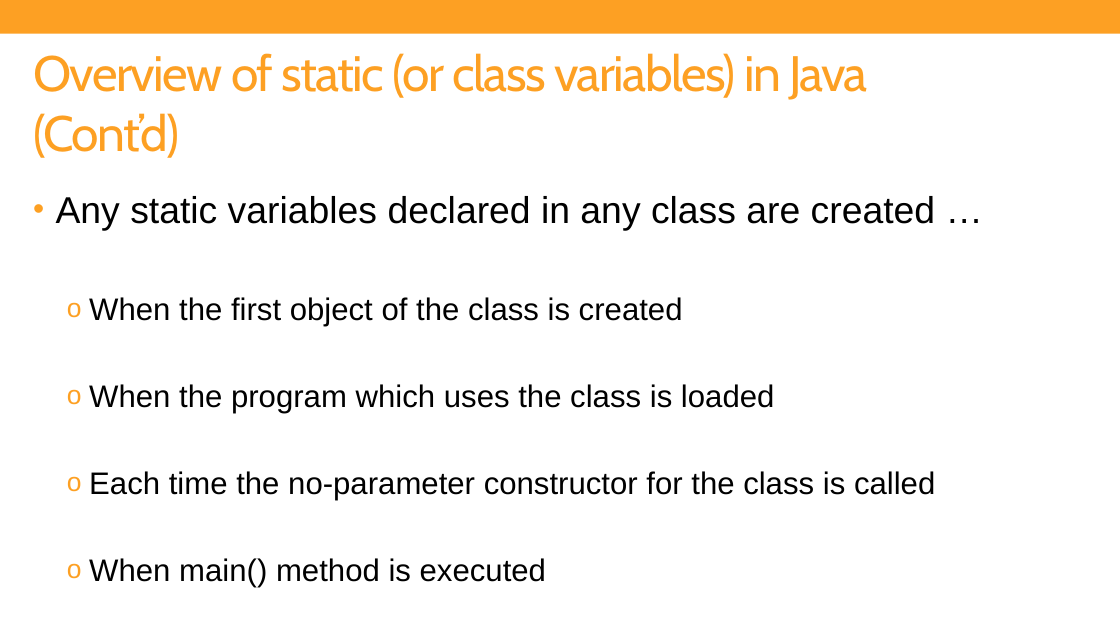
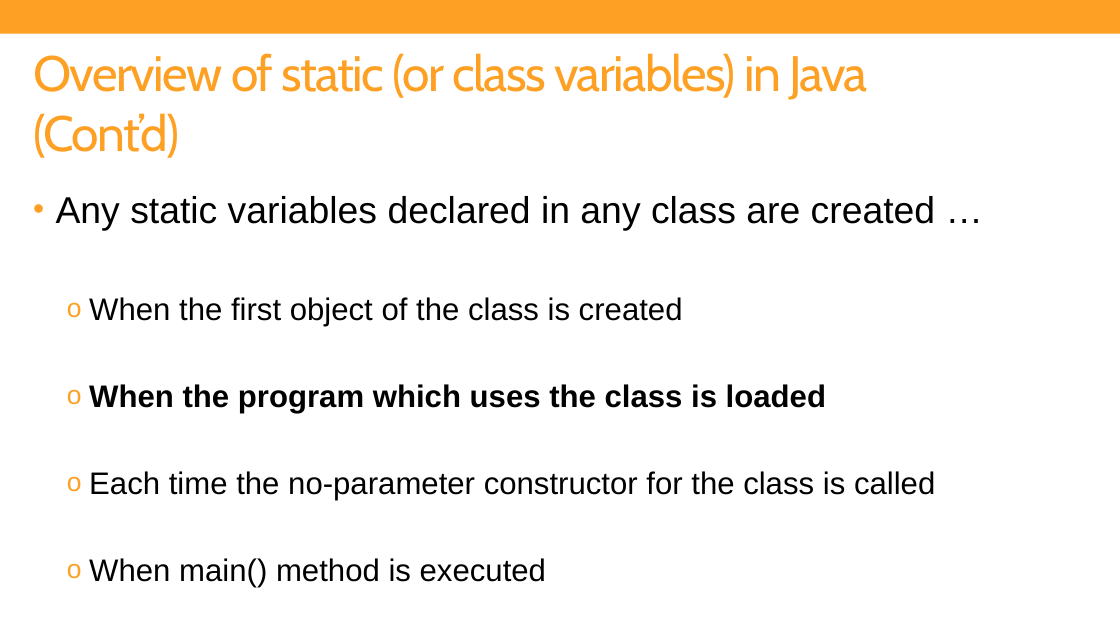
Before and after one commit to shersingh7/JAC444, a slide deck: slide 13 of Week 2/JAC444_Week2_Fundamental Concepts and Classes in Java(1).pptx. Drawn at 1120x630 pixels with LibreOffice and Linux fonts; fonts in the diff are those of the drawing. Boxes give left, top, right and bottom in pixels: in the first picture for what was removed or moved away, otherwise in the second. Text is boxed around its words. In the diff, an @@ line names an element or a change of style, - is before the commit and + after.

```diff
--- a/Week 2/JAC444_Week2_Fundamental Concepts and Classes in Java(1).pptx
+++ b/Week 2/JAC444_Week2_Fundamental Concepts and Classes in Java(1).pptx
@@ text at (x1=89, y1=384, x2=826, y2=413): bold on in "When the program which uses the class ..." @@
```
Also in this commit, not shown: 4 other slides changed, 40 other files.
